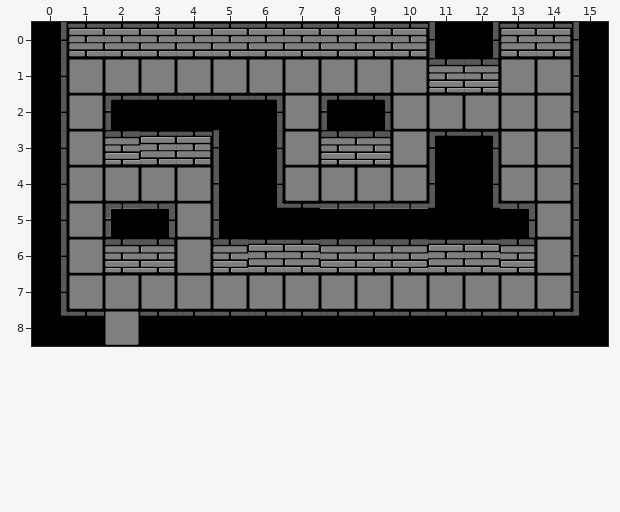
One commit to this Tiled map: data/Tiled/room3.tmx. The picture above was drawn from the file before the commit.
Cells are 80x80 px. Shown: x 0..15, y 0..8. Tiles whose own drawing changed are shown in their newer look in all pictures.
After:
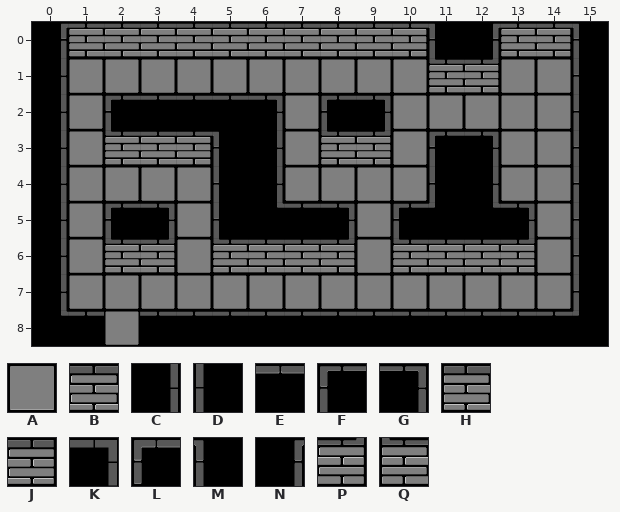
Key: from "trial_tileset": A 1 "floor", B 6 "wall", C 8 "wall", D 9 "wall", E 10 "wall", F 17 "wall", G 18 "wall", H 20 "wall", J 21 "wall", K 23 "wall", L 24 "wall", M 28 "wall", N 29 "wall", P 31 "wall", Q 32 "wall".
_ is an empty cell.
From old to new:
{"where": "layer \"tile layer\""}
{"y":0,"x":0,"old":"C","new":"N"}
{"y":0,"x":11,"old":"DC","new":"MN"}
{"y":0,"x":15,"old":"D","new":"M"}
{"y":1,"x":11,"old":"HJ","new":"QP"}
{"y":3,"x":2,"old":"H","new":"Q"}
{"y":3,"x":5,"old":"D","new":"M"}
{"y":3,"x":8,"old":"HJ","new":"QP"}
{"y":5,"x":2,"old":"LK","new":"FG"}
{"y":5,"x":8,"old":"EEE","new":"GAF"}
{"y":5,"x":13,"old":"K","new":"G"}
{"y":6,"x":2,"old":"HJ","new":"QP"}
{"y":6,"x":5,"old":"H","new":"Q"}
{"y":6,"x":8,"old":"BBB","new":"PAQ"}
{"y":6,"x":13,"old":"J","new":"P"}
